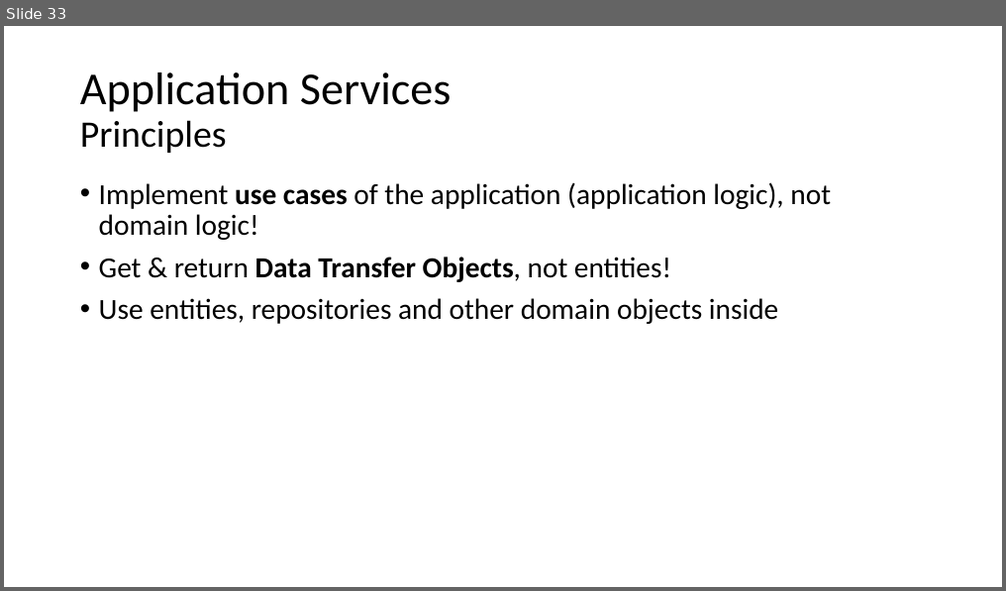
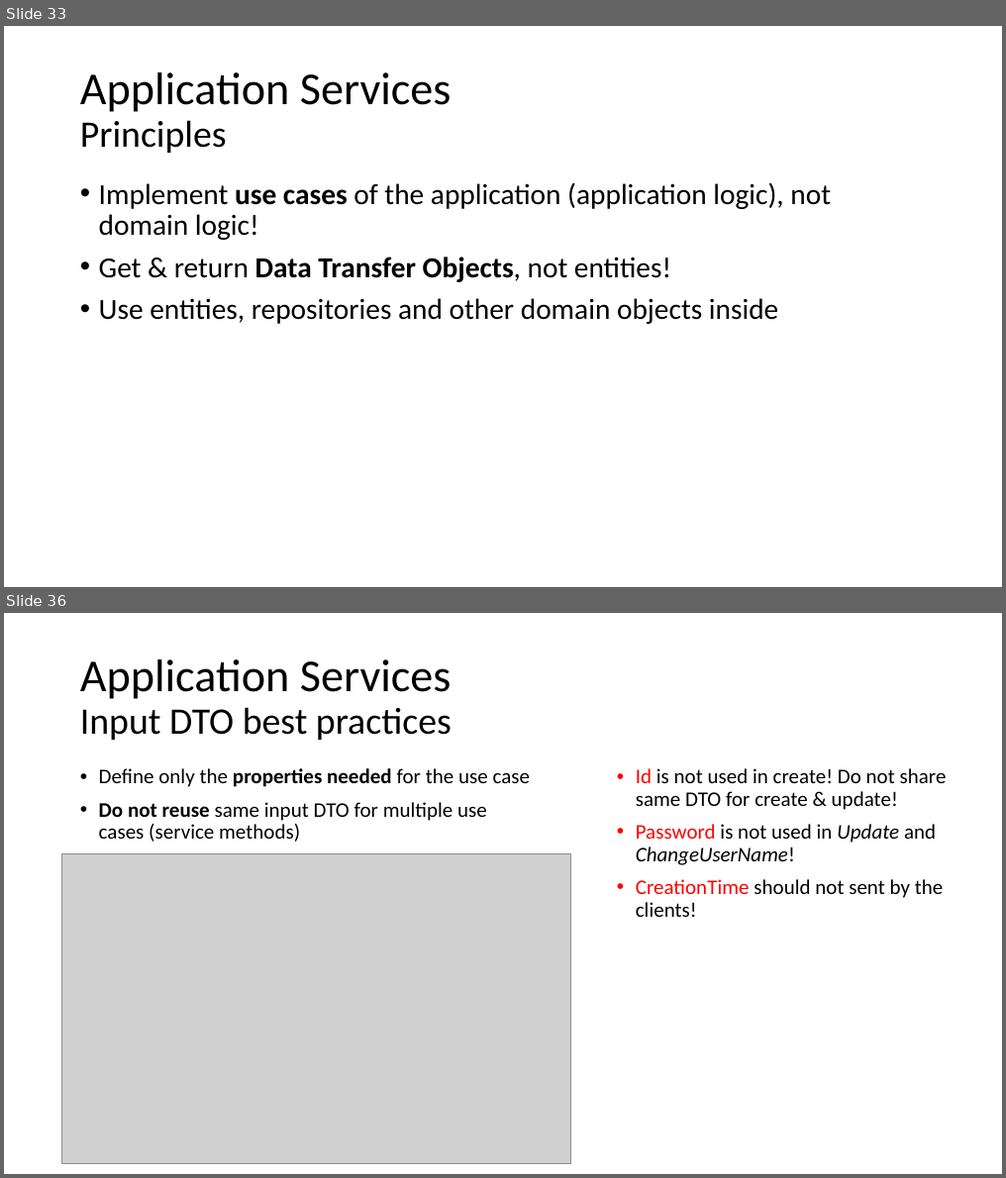
Before and after one commit to hikalkan/presentations, a slide deck: 2019-10-26 Implementing DDD/Presentation.pptx. Shown one above the other, each under a label of ours: slide 33 before the commit, slides 33 and 36 after it; the slides between them are not shown. The pictures are 1006x591 and 1006x1178 pixels, drawn with LibreOffice and Linux fonts; fonts in the diff are those of the drawing; grey boxes stand for pictures. Boxes give left, top, right and bottom in pixels: in the first picture for what was removed or moved away, otherwise in the second. Text is boxed around its words. In the diff, an @@ line names an element or a change of style, - is before the commit and + after.

Commit message:
Update DDD presentation

```diff
--- a/2019-10-26 Implementing DDD/Presentation.pptx
+++ b/2019-10-26 Implementing DDD/Presentation.pptx
@@ slide 36 added at [4,613,1002,1174], background #FFFFFF @@
@@ title added at [80,660,451,740], 36 pt, text #000000 @@
+Application Services
+Input DTO best practices
@@ text added at [99,768,530,842], 20 pt, text #000000 @@
+• Define only the properties needed for the use case
+• Do not reuse same input DTO for multiple use cases (service methods)
@@ text added at [636,768,946,917], 20 pt, text #000000 @@
+• Id is not used in create! Do not share same DTO for create & update!
+• Password is not used in Update and ChangeUserName!
+• CreationTime should not sent by the clients!
@@ picture added at [62,854,570,1164] @@
```
Also in this commit, not shown: 5 other slides added, 1 other file.
